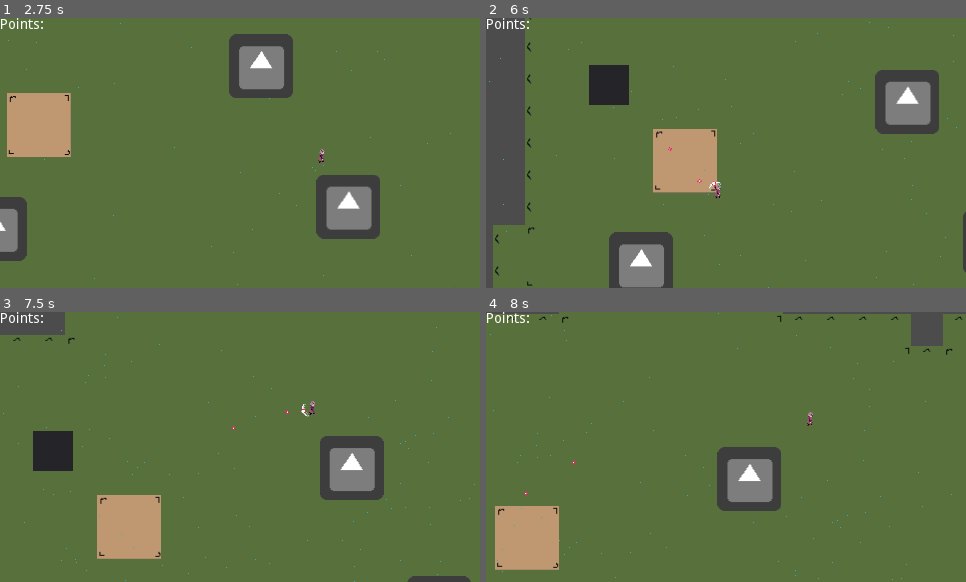
Above: before the commit, frames 1-4 (two rows, left to right).
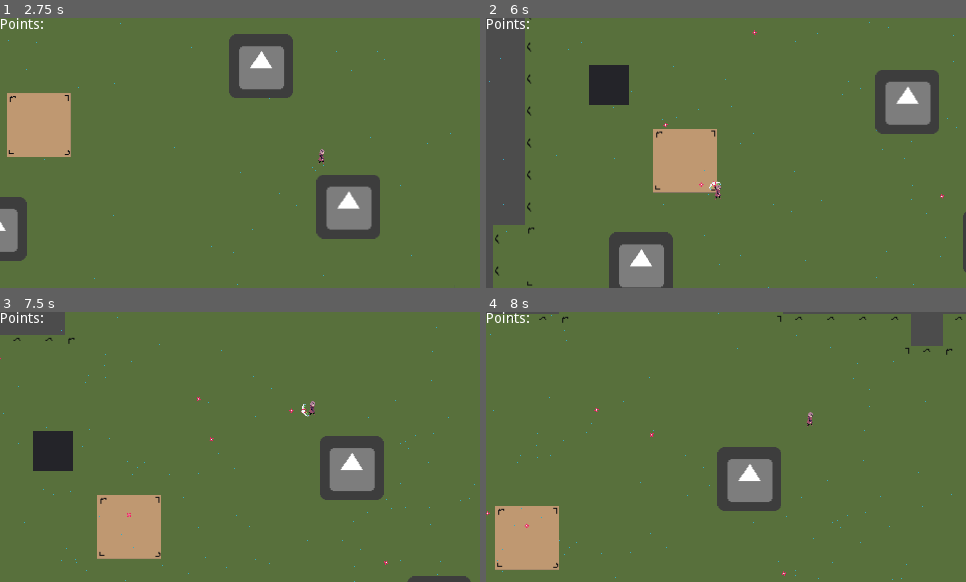
Above: after the commit, the same moments.

Repository: Struckdown/AGJ2020
Game: Godot game, scene res://Scenes/World.tscn
Two runs of this game, one before a commit and one after it. Both use one fixed random seed, a clock stepped at 60 frames per second and the inputs below. The engine's default icon, where the game draws it, is replaced by a stand-in: a white triangle on a blue panel in a dark square.
Inputs (mouse positions are in pixels of both pictures, inside the frame that each line leads up to):
- Up to frame 1 (2.75 s): tap Enter at 0.5, 2 s; move the mouse to (345, 139) at 0.52 s; press the mouse at (345, 139) at 0.53 s; hold D (right) 0.53-1.28 s; tap Space at 1.25 s; move the mouse to (144, 166) at 1.27 s; release the mouse at (144, 166) at 1.28 s; hold S (down) 1.28-2.03 s; click (144, 166) at 1.35 s; move the mouse to (288, 93) at 2.02 s; press the mouse at (288, 93) at 2.03 s; hold D (right) from 2.03 s (still down)
- Up to frame 2 (6 s): move the mouse to (702, 207) at 2.77 s; release D (right) at 2.78 s; release the mouse at (702, 207) at 2.78 s; hold W (up) 2.78-3.53 s; click (702, 207) at 2.85 s; move the mouse to (870, 193) at 3.52 s; press the mouse at (870, 193) at 3.53 s; hold A (left) 3.53-5.03 s; move the mouse to (582, 112) at 4.27 s; release the mouse at (582, 112) at 4.28 s; click (582, 112) at 4.35 s; move the mouse to (750, 153) at 5.02 s; press the mouse at (750, 153) at 5.03 s; hold S (down) 5.03-5.78 s; move the mouse to (654, 85) at 5.77 s; release the mouse at (654, 85) at 5.78 s; hold D (right) from 5.78 s (still down); click (654, 85) at 5.85 s
- Up to frame 3 (7.5 s): move the mouse to (345, 433) at 6.52 s; release D (right) at 6.53 s; press the mouse at (345, 433) at 6.53 s; hold W (up) 6.53-7.28 s; move the mouse to (144, 460) at 7.27 s; release the mouse at (144, 460) at 7.28 s; hold D (right) from 7.28 s (still down); click (144, 460) at 7.35 s
- Up to frame 4 (8 s): keep holding D (right)

Frame 1 is identical in both runs. In frame 2, less than 0.1% of the frame differs, in the area x 36-96%, y 4-68%; in frame 3, less than 0.1%, in the area x 0-81%, y 17-94%; in frame 4, less than 0.1%.

Commit message:
Bow Charge Implemented
-Holding down the shoot button charges the bow shot
-Releasing the shoot button shoots the bow at a percentage of its max speed depending on the charge
-Projectiles now slow down after being fired

Diff:
--- a/src/Scripts/Character.gd
+++ b/src/Scripts/Character.gd
@@ -3,6 +3,8 @@
 var speed = 200  # speed in pixels/sec
 var velocity = Vector2.ZERO
 var currentCharge = 0
+var chargeRate = 2
+var minCharge = 35
 var maxCharge = 100
 var bowLength = 25
 export (PackedScene) var projectile
@@ -33,13 +35,11 @@
 	# Make sure diagonal movement isn't faster
 	velocity = velocity.normalized() * speed
 
-	#if Input.is_action_just_pressed("shoot"):
-		#shoot()
-
+	if Input.is_action_pressed("shoot"):
+		charge()
 	if Input.is_action_just_released("shoot"):
 		updateBow()
 		shoot()
-		currentCharge = 0
 
 	if newAnim != curAnim:
 		$RaineAnimPlayer.play(newAnim)
@@ -49,16 +49,22 @@
 	get_input()
 	velocity = move_and_slide(velocity)
 
+func charge():
+	currentCharge = clamp(currentCharge+chargeRate, minCharge, maxCharge)
+
 func shoot():
 	$BowAnimPlayer.play("BowFire")
 	var i = randi() % 2 + 1
 	var bowFireSound = load("res://Music/SFX/bow_fire_" + str(i) + ".wav")
 	$BowSFX.stream = bowFireSound
 	$BowSFX.play()
+
 	var b = projectile.instance()
 	get_parent().add_child(b)
 	b.transform = transform
 	b.rotation  = get_angle_to(get_global_mouse_position())
+	b.applyCharge(float(currentCharge)/float(maxCharge))
+
 	currentCharge = 0;
 
 
--- a/src/Scripts/ColorProjectile.gd
+++ b/src/Scripts/ColorProjectile.gd
@@ -1,14 +1,24 @@
 extends Area2D
 
-var speed = 750
+var speed = 1250
+var currentSpeed = 750
+var speedDecay = 15
+#var chargePercentage
 var color
 
 func _ready():
 	color = Color(randf(), randf(), randf())
+	#currentSpeed = chargePercentage*speed
 
 func _physics_process(delta):
-	position += transform.x * speed * delta
+	position += transform.x * currentSpeed * delta
+	if currentSpeed>0:
+		currentSpeed -= speedDecay
+	if currentSpeed<=0:
+		currentSpeed = 0
 
+func applyCharge(chargePercentage):
+	currentSpeed = chargePercentage*speed
 
 func _on_ColorProjectile_body_entered(body):
 	if body.has_method("color"):
